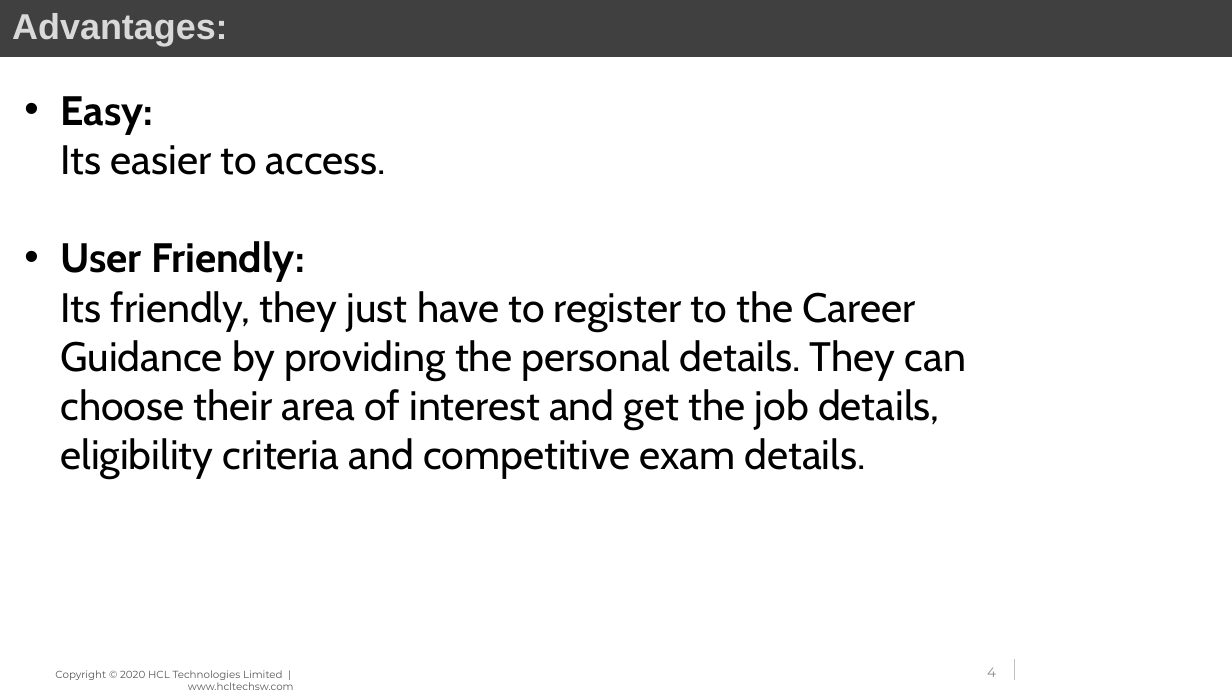
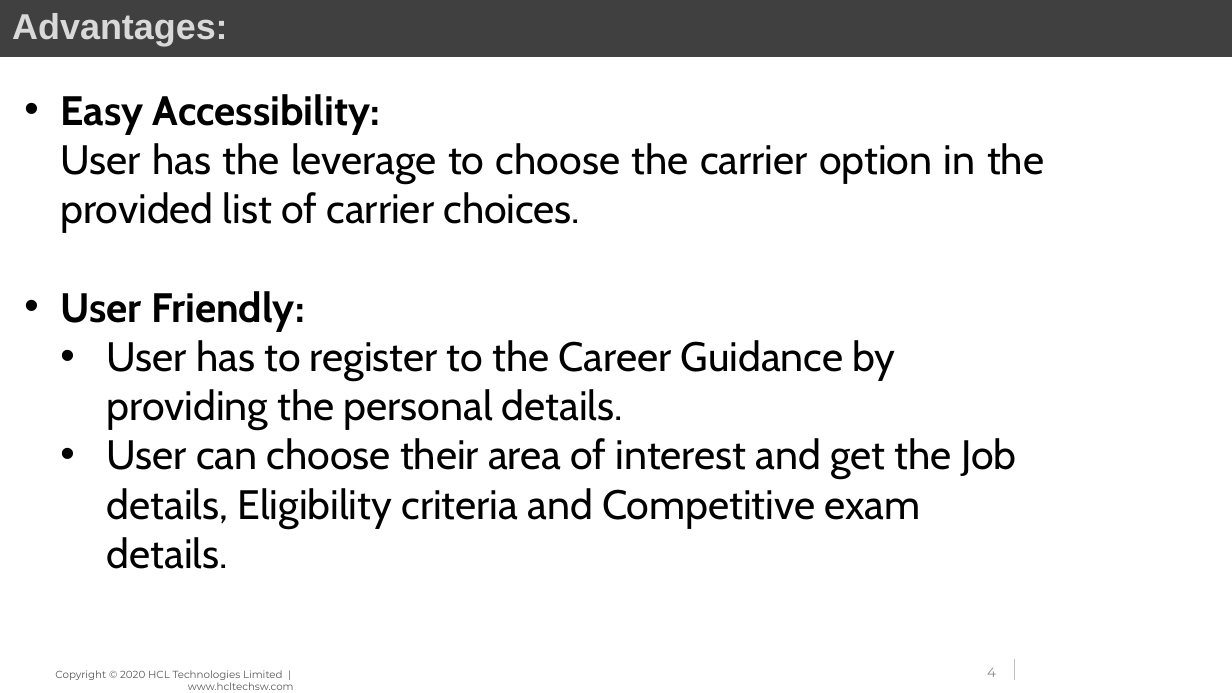
Before and after one commit to naveenvarma31/bytecodeblasters-PPT, a slide deck: slide 4 of Bytecode Blasters.pptx. Drawn at 1232x693 pixels with LibreOffice and Linux fonts; fonts in the diff are those of the drawing; background and template pictures are left out. Boxes give left, top, right and bottom in pixels: in the first picture for what was removed or moved away, otherwise in the second. Text is boxed around its words. In the diff, an @@ line names an element or a change of style, - is before the commit and + after.

```diff
--- a/Bytecode Blasters.pptx
+++ b/Bytecode Blasters.pptx
@@ text at (60,94,1044,233): text changed @@
-• Easy:
-Its easier to access.
+• Easy Accessibility:
+User has the leverage to choose the carrier option in the provided list of carrier choices.
@@ text at (107,340,1016,569): text changed @@
-  Its friendly, they just have to register to the Career Guidance by providing the personal details. They can choose their area of interest and get the job details, eligibility criteria and competitive exam details.
+  • User has to register to the Career Guidance by providing the personal details.
+  • User can choose their area of interest and get the Job details, Eligibility criteria and Competitive exam details.
```
Also in this commit, not shown: 2 other slides changed, 7 slides added, 5 slides removed.
